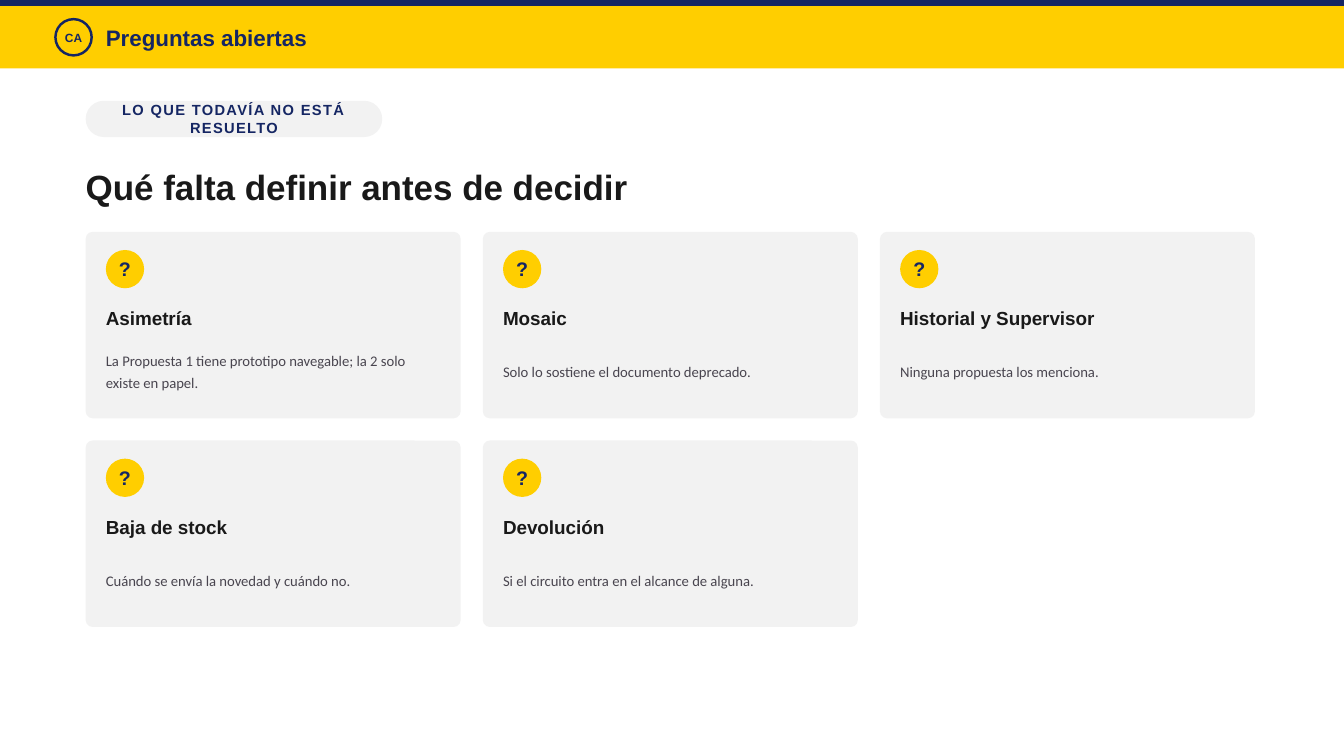
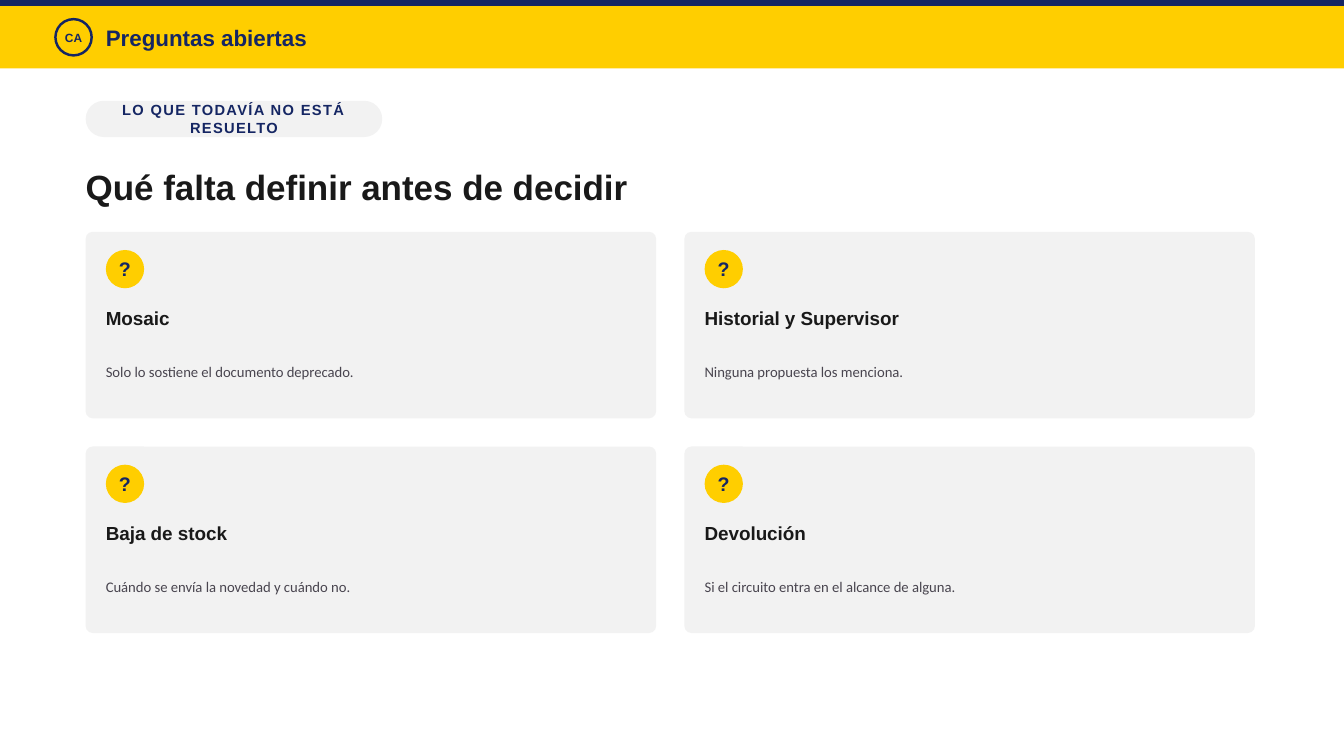
Before and after one commit to Marcolof/entrega-HH-SUC-v1, a slide deck: slide 15 of Documents/Propuesta-1-vs-Propuesta-2.pptx. Drawn at 1344x756 pixels with LibreOffice and Linux fonts; fonts in the diff are those of the drawing. Boxes give left, top, right and bottom in pixels: in the first picture for what was removed or moved away, otherwise in the second. Text is boxed around its words. In the diff, an @@ line names an element or a change of style, - is before the commit and + after.

```diff
--- a/Documents/Propuesta-1-vs-Propuesta-2.pptx
+++ b/Documents/Propuesta-1-vs-Propuesta-2.pptx
@@ rounded rectangle: place and size @@
-rounded rectangle at bbox=[86, 232, 461, 418]
+rounded rectangle at bbox=[86, 232, 656, 418]
@@ rounded rectangle: place and size @@
-rounded rectangle at bbox=[483, 232, 858, 418]
+rounded rectangle at bbox=[685, 232, 1255, 418]
@@ ellipse: place and size @@
-ellipse at bbox=[503, 250, 541, 288]
+ellipse at bbox=[705, 250, 743, 288]
@@ text "?": place and size @@
-text "?" at bbox=[503, 250, 541, 288]
+text "?" at bbox=[705, 250, 743, 288]
@@ text "Mosaic": place and size @@
-text "Mosaic" at bbox=[503, 311, 567, 325]
+text "Mosaic" at bbox=[106, 311, 170, 325]
@@ text removed at bbox=[106, 311, 192, 325] @@
-Asimetría
@@ text "Historial y Supervisor": place and size @@
-text "Historial y Supervisor" at bbox=[900, 311, 1094, 329]
+text "Historial y Supervisor" at bbox=[705, 311, 899, 329]
@@ text "Solo lo sostiene el documento ...": place and size @@
-text "Solo lo sostiene el documento ..." at bbox=[503, 367, 751, 380]
+text "Solo lo sostiene el documento ..." at bbox=[106, 367, 354, 380]
@@ text removed at bbox=[106, 356, 406, 391] @@
-La Propuesta 1 tiene prototipo navegable; la 2 solo existe en papel.
@@ text "Ninguna propuesta los menciona.": place and size @@
-text "Ninguna propuesta los menciona." at bbox=[900, 367, 1098, 380]
+text "Ninguna propuesta los menciona." at bbox=[705, 367, 903, 380]
@@ rounded rectangle: place and size @@
-rounded rectangle at bbox=[880, 232, 1255, 418]
+rounded rectangle at bbox=[86, 447, 656, 633]
@@ rounded rectangle removed at bbox=[483, 441, 858, 627] @@
@@ rounded rectangle: place and size @@
-rounded rectangle at bbox=[86, 441, 461, 627]
+rounded rectangle at bbox=[685, 447, 1255, 633]
@@ ellipse: place and size @@
-ellipse at bbox=[900, 250, 939, 288]
+ellipse at bbox=[106, 465, 144, 503]
@@ text "?": place and size @@
-text "?" at bbox=[900, 250, 939, 288]
+text "?" at bbox=[106, 465, 144, 503]
@@ ellipse removed at bbox=[503, 459, 541, 497] @@
@@ text removed at bbox=[503, 459, 541, 497] @@
-?
@@ ellipse: place and size @@
-ellipse at bbox=[106, 459, 144, 497]
+ellipse at bbox=[705, 465, 743, 503]
@@ text "?": place and size @@
-text "?" at bbox=[106, 459, 144, 497]
+text "?" at bbox=[705, 465, 743, 503]
@@ text "Baja de stock": place and size @@
-text "Baja de stock" at bbox=[106, 520, 227, 538]
+text "Baja de stock" at bbox=[106, 526, 227, 544]
@@ text "Devolución": place and size @@
-text "Devolución" at bbox=[503, 520, 604, 534]
+text "Devolución" at bbox=[705, 526, 806, 540]
@@ text "Cuándo se envía la novedad ...": place and size @@
-text "Cuándo se envía la novedad ..." at bbox=[106, 576, 350, 589]
+text "Cuándo se envía la novedad ..." at bbox=[106, 582, 350, 595]
@@ text "Si el circuito entra en ...": place and size @@
-text "Si el circuito entra en ..." at bbox=[503, 576, 753, 589]
+text "Si el circuito entra en ..." at bbox=[705, 582, 955, 595]
```
Also in this commit, not shown: 2 other slides changed, 11 other files.
